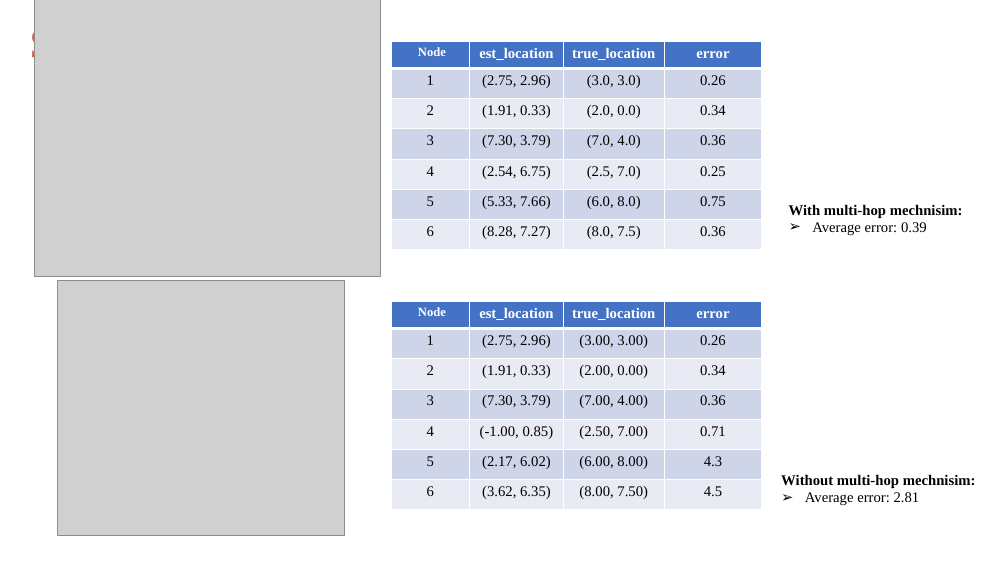
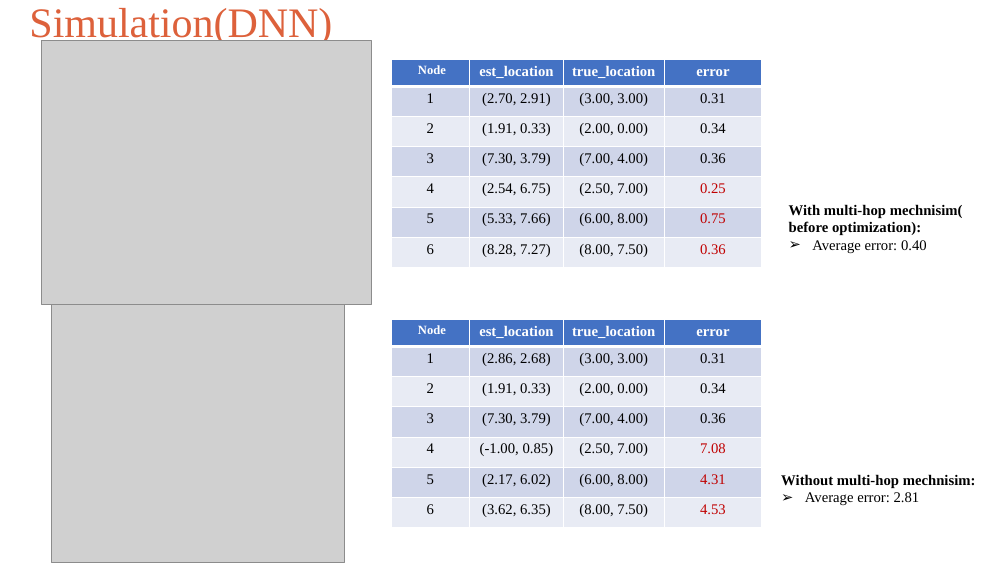
Before and after one commit to Evildes000/ai4csi, a slide deck: slide 9 of multihop_location.pptx (slide 8 before the commit). Drawn at 1008x567 pixels with LibreOffice and Linux fonts; fonts in the diff are those of the drawing; grey boxes stand for pictures; background and template pictures are left out. Boxes give left, top, right and bottom in pixels: in the first picture for what was removed or moved away, otherwise in the second. Text is boxed around its words. In the diff, an @@ line names an element or a change of style, - is before the commit and + after.

```diff
--- a/multihop_location.pptx
+++ b/multihop_location.pptx
@@ text at (29, 8, 332, 45): text changed @@
-Simulation
+Simulation(DNN)
@@ picture: place and size @@
-picture at (34, 0, 380, 277)
+picture at (42, 41, 371, 305)
@@ table: place and size @@
-table at (391, 42, 761, 250)
+table at (391, 60, 761, 268)
@@ table at (391, 60, 761, 268) @@
-row 2: 1 | (2.75, 2.96) | (3.0, 3.0) | 0.26
+row 2: 1 | (2.70, 2.91) | (3.00, 3.00) | 0.31
-row 3, column 3: (2.0, 0.0)
+row 3, column 3: (2.00, 0.00)
-row 4, column 3: (7.0, 4.0)
+row 4, column 3: (7.00, 4.00)
-row 5, column 3: (2.5, 7.0)
+row 5, column 3: (2.50, 7.00)
-row 6, column 3: (6.0, 8.0)
+row 6, column 3: (6.00, 8.00)
-row 7, column 3: (8.0, 7.5)
+row 7, column 3: (8.00, 7.50)
@@ text colour #000000 to #C00000 in "0.25", "0.75", "0.36" @@
@@ text at (789, 204, 963, 253): text changed @@
-With multi-hop mechnisim:
-➢ Average error: 0.39
+With multi-hop mechnisim(
+before optimization):
+➢ Average error: 0.40
@@ picture: place and size @@
-picture at (57, 281, 345, 536)
+picture at (51, 302, 345, 563)
@@ table at (391, 320, 761, 528) @@
-row 2, column 2: (2.75, 2.96)
+row 2, column 2: (2.86, 2.68)
-row 2, column 4: 0.26
+row 2, column 4: 0.31
-row 5, column 4: 0.71
+row 5, column 4: 7.08
-row 6, column 4: 4.3
+row 6, column 4: 4.31
-row 7, column 4: 4.5
+row 7, column 4: 4.53
@@ table: place and size @@
-table at (391, 302, 761, 510)
+table at (391, 320, 761, 528)
```
Also in this commit, not shown: 3 other slides changed, 3 slides added, 2 other files.
